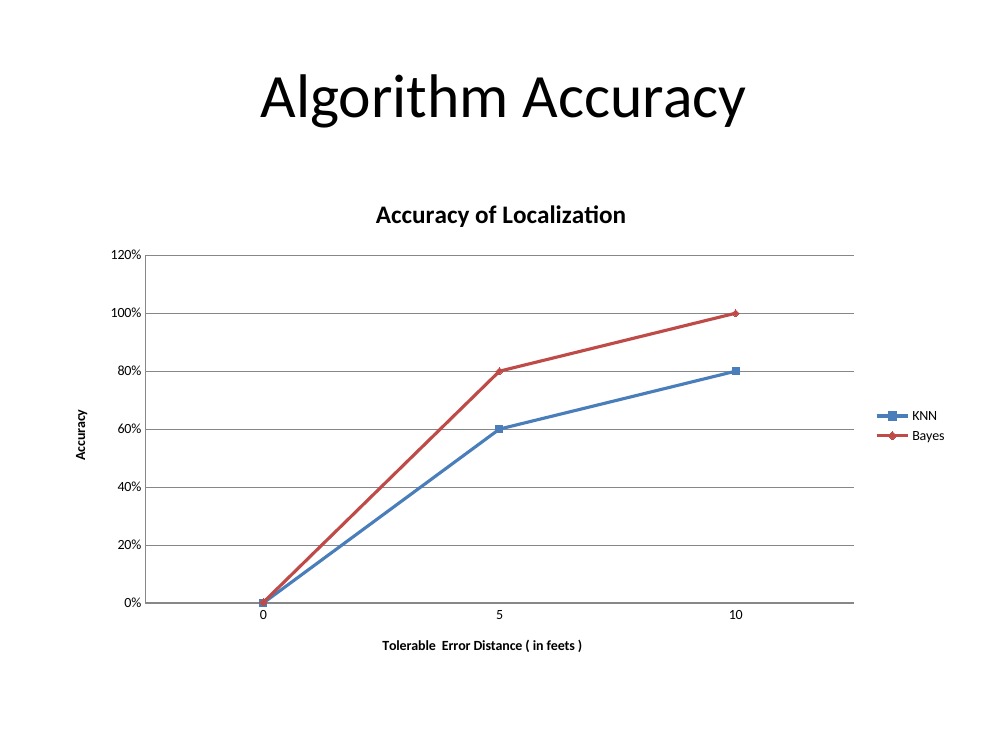
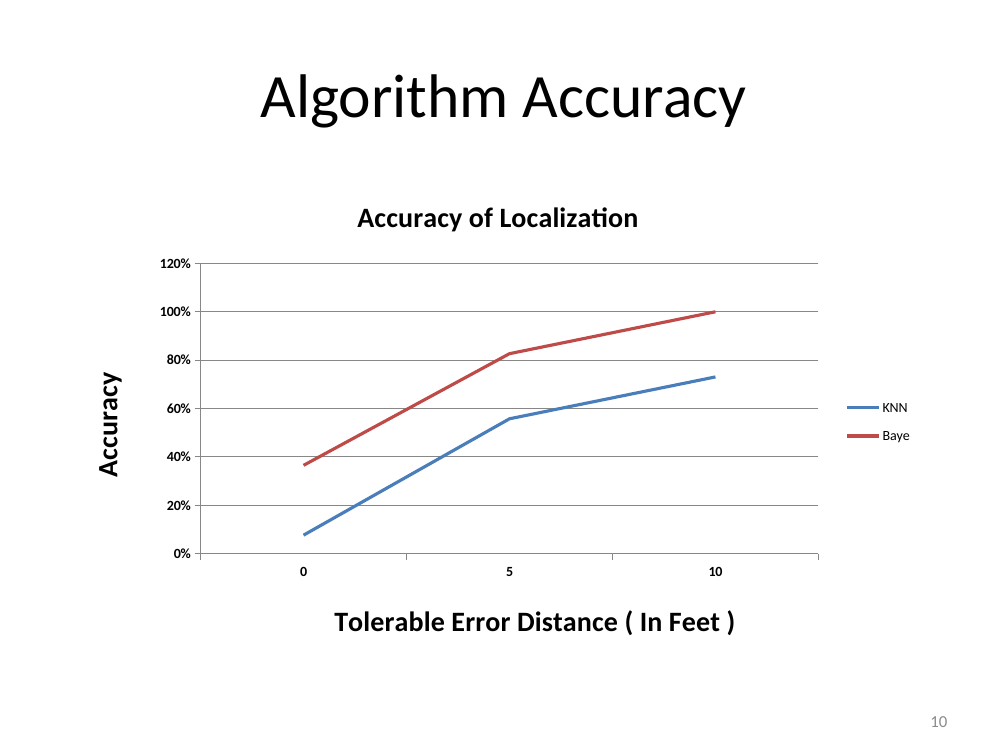
Before and after one commit to venkinarla/qya2, a slide deck: slide 10 of Final Year Porject (QYA2).pptx (slide 8 before the commit). Drawn at 1008x756 pixels with LibreOffice and Linux fonts; fonts in the diff are those of the drawing. Boxes give left, top, right and bottom in pixels: in the first picture for what was removed or moved away, otherwise in the second. Text is boxed around its words. In the diff, an @@ line names an element or a change of style, - is before the commit and + after.

```diff
--- a/Final Year Porject (QYA2).pptx
+++ b/Final Year Porject (QYA2).pptx
@@ line chart at (x1=47, y1=165, x2=955, y2=664) @@
@@ title "Accuracy of Localization " to "Accuracy of Localization" @@
@@ KNN, 0: 0 to 0.08 @@
@@ KNN, 5: 0.6 to 0.56 @@
@@ KNN, 10: 0.8 to 0.73 @@
-Bayes: 0, 0.8, 1
+Baye: 0.37, 0.83, 1
@@ category axis title "Tolerable  Error Distance ( in feets )" to "Tolerable Error Distance ( In Feet )" @@
@@ category axis changed @@
@@ value axis changed @@
@@ plot area changed @@
@@ line chart moved from (x1=50, y1=176, x2=958, y2=675) to (x1=47, y1=165, x2=955, y2=664) @@
@@ page number added at (x1=930, y1=716, x2=947, y2=727), 12 pt, text #8C8C8C @@
+10
```
Also in this commit, not shown: 7 other slides changed, 5 slides added, 1 other file.
